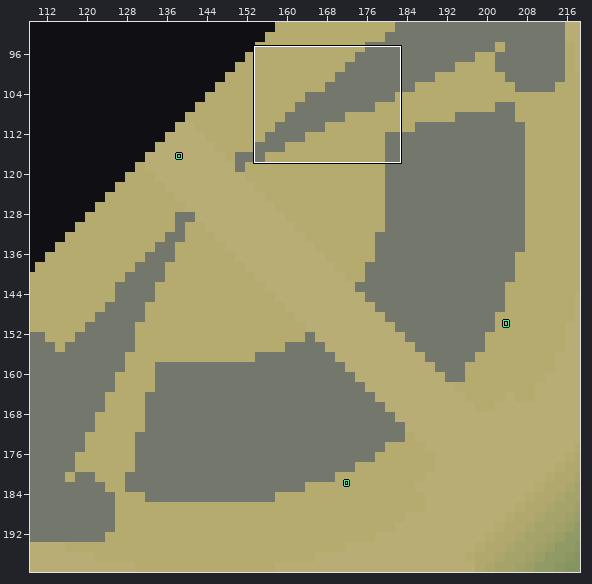
LDtk project, stored at game/content/maps/world.ldtk. Above, an overview of the earlier version with the close-up marked.
Close-up. Before the commit:
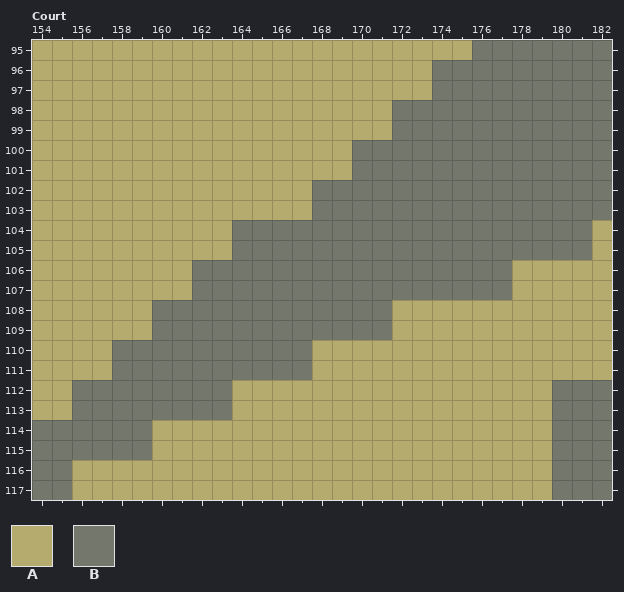
Cells are 10x10 px. Shown: Court x 154..182, y 95..117. The commit also changed other parts of the map, which this record leaves out. The old version is drawn lined up with the new one.
Key: from "Height": A 41 "t41"; from "Terrain": B 1 "rock".
_ is an empty cell, # one hidden under a higher layer.
Layers that did not change in this view are not listed.
Layer "Height" before, first column x 154:
 95 AAAAAAAAAAAAAAAAAAAAAA_______
 96 AAAAAAAAAAAAAAAAAAAA_________
 97 AAAAAAAAAAAAAAAAAAAA_________
 98 AAAAAAAAAAAAAAAAAA___________
 99 AAAAAAAAAAAAAAAAAA___________
100 AAAAAAAAAAAAAAAA_____________
101 AAAAAAAAAAAAAAAA_____________
102 AAAAAAAAAAAAAA_______________
103 AAAAAAAAAAAAAA_______________
104 AAAAAAAAAA__________________A
105 AAAAAAAAAA__________________A
106 AAAAAAAA________________AAAAA
107 AAAAAAAA________________AAAAA
108 AAAAAA____________AAAAAAAAAAA
109 AAAAAA____________AAAAAAAAAAA
110 AAAA__________AAAAAAAAAAAAAAA
111 AAAA__________AAAAAAAAAAAAAAA
112 AA________AAAAAAAAAAAAAAAA###
113 AA________AAAAAAAAAAAAAAAA###
114 ______AAAAAAAAAAAAAAAAAAAA###
115 ______AAAAAAAAAAAAAAAAAAAA###
116 __AAAAAAAAAAAAAAAAAAAAAAAA###
117 __AAAAAAAAAAAAAAAAAAAAAAAA###
Layer "Terrain" before, first column x 154:
 95 ______________________BBBBBBB
 96 ____________________BBBBBBBBB
 97 ____________________BBBBBBBBB
 98 __________________BBBBBBBBBBB
 99 __________________BBBBBBBBBBB
100 ________________BBBBBBBBBBBBB
101 ________________BBBBBBBBBBBBB
102 ______________BBBBBBBBBBBBBBB
103 ______________BBBBBBBBBBBBBBB
104 __________BBBBBBBBBBBBBBBBBB_
105 __________BBBBBBBBBBBBBBBBBB_
106 ________BBBBBBBBBBBBBBBB_____
107 ________BBBBBBBBBBBBBBBB_____
108 ______BBBBBBBBBBBB___________
109 ______BBBBBBBBBBBB___________
110 ____BBBBBBBBBB_______________
111 ____BBBBBBBBBB_______________
112 __BBBBBBBB________________BBB
113 __BBBBBBBB________________BBB
114 BBBBBB____________________BBB
115 BBBBBB____________________BBB
116 BB________________________BBB
117 BB________________________BBB
Once edited:
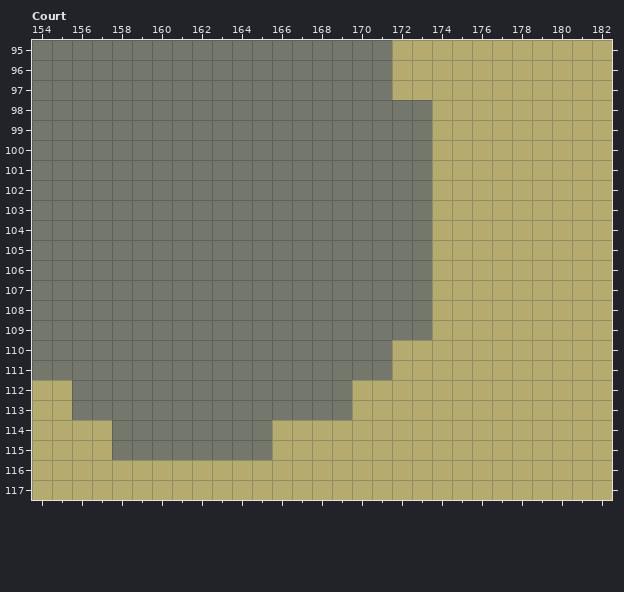
Changes in this commit:
Changed rows in their new state; . is an unchanged cell.
map size 504x502 -> 432x430 cells (old content now starts at 0,-36; both pictures use the new coordinates)
Layer "Height":
first column x 174:
 95 ..AAAAAAA
 96 AAAAAAAAA
 97 AAAAAAAAA
 98 AAAAAAAAA
 99 AAAAAAAAA
100 AAAAAAAAA
101 AAAAAAAAA
102 AAAAAAAAA
103 AAAAAAAAA
104 AAAAAAAA.
105 AAAAAAAA.
106 AAAA.....
107 AAAA.....
first column x 154:
112 ..........................AAA
113 ..........................AAA
114 AAAA......................AAA
115 AAAA......................AAA
116 AA........................AAA
117 AA........................AAA
Layer "Terrain":
first column x 154:
 95 BBBBBBBBBBBBBBBBBB...._______
 96 BBBBBBBBBBBBBBBBBB.._________
 97 BBBBBBBBBBBBBBBBBB.._________
 98 BBBBBBBBBBBBBBBBBB.._________
 99 BBBBBBBBBBBBBBBBBB.._________
100 BBBBBBBBBBBBBBBB...._________
101 BBBBBBBBBBBBBBBB...._________
102 BBBBBBBBBBBBBB......_________
103 BBBBBBBBBBBBBB......_________
104 BBBBBBBBBB..........________.
105 BBBBBBBBBB..........________.
106 BBBBBBBB............____.....
107 BBBBBBBB............____.....
108 BBBBBB............BB.........
109 BBBBBB............BB.........
110 BBBB..........BBBB...........
111 BBBB..........BBBB...........
112 ..........BBBBBB..........___
113 ..........BBBBBB..........___
114 ____..BBBBBB..............___
115 ____..BBBBBB..............___
116 __........................___
117 __........................___
